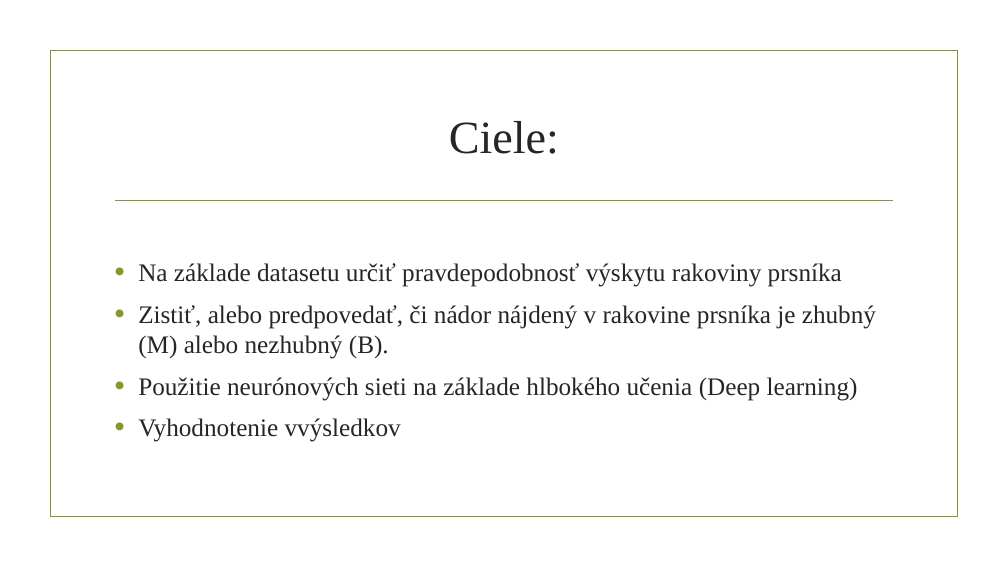
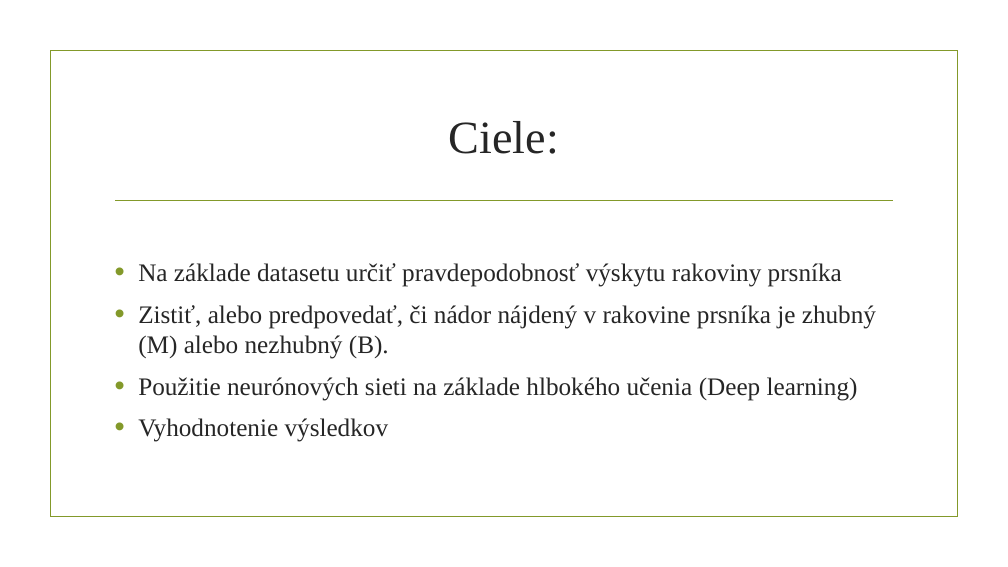
Before and after one commit to georgeob/Kysucky_NS2019, a slide deck: slide 2 of Kysucky_prezentacia.pptx. Drawn at 1008x567 pixels with LibreOffice and Linux fonts; fonts in the diff are those of the drawing; background and template pictures are left out. Boxes give left, top, right and bottom in pixels: in the first picture for what was removed or moved away, otherwise in the second. Text is boxed around its words. In the diff, an @@ line names an element or a change of style, - is before the commit and + after.

```diff
--- a/Kysucky_prezentacia.pptx
+++ b/Kysucky_prezentacia.pptx
@@ text at (x1=138, y1=418, x2=389, y2=442): text changed @@
-• Vyhodnotenie vvýsledkov
+• Vyhodnotenie výsledkov
```
Also in this commit, not shown: 6 other slides changed, 1 slide added, 1 other file.
